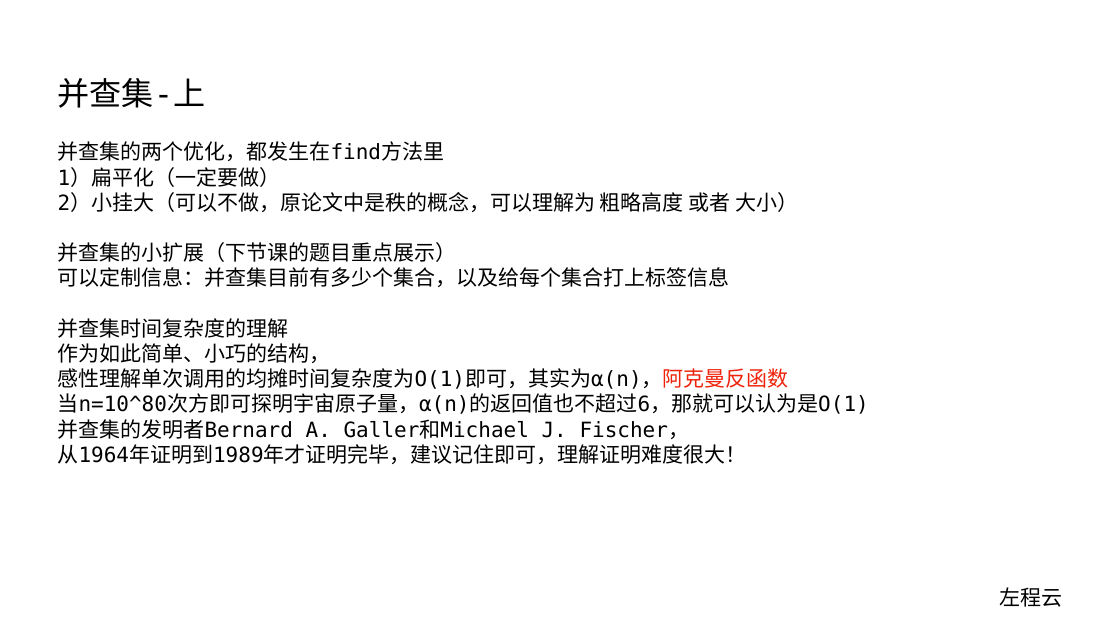
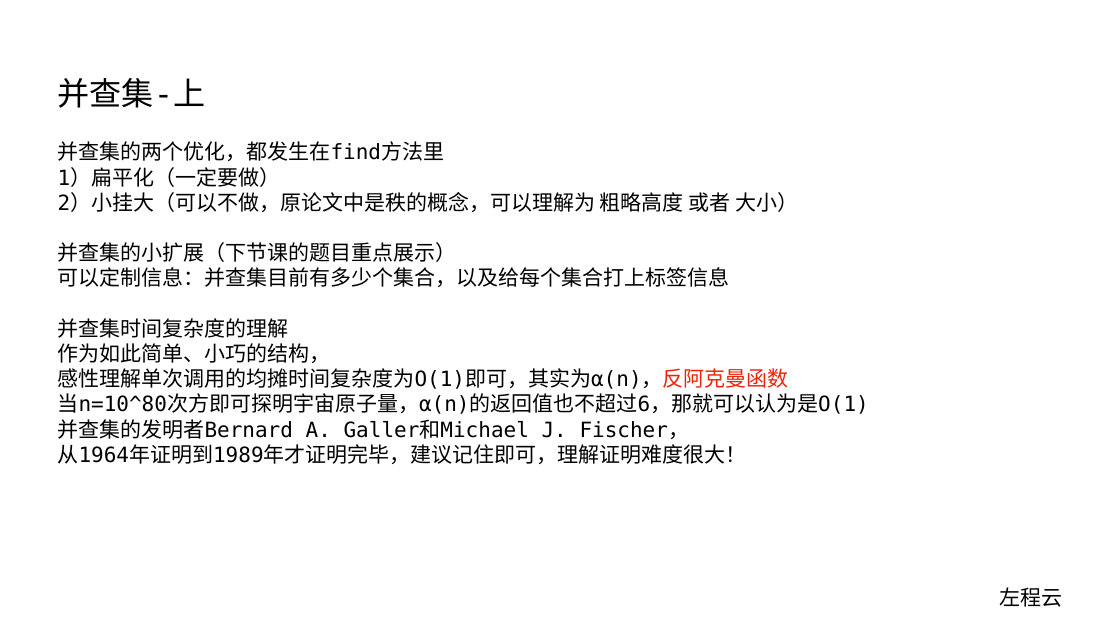
Before and after one commit to algorithmzuo/algorithm-journey, a slide deck: slide 2 of ppt/算法讲解056【必备】并查集-上.pptx. Drawn at 1120x630 pixels with LibreOffice and Linux fonts; fonts in the diff are those of the drawing. Boxes give left, top, right and bottom in pixels: in the first picture for what was removed or moved away, otherwise in the second. Text is boxed around its words. In the diff, an @@ line names an element or a change of style, - is before the commit and + after.

```diff
--- a/ppt/算法讲解056【必备】并查集-上.pptx
+++ b/ppt/算法讲解056【必备】并查集-上.pptx
@@ text at [58, 368, 789, 389]: text changed @@
-感性理解单次调用的均摊时间复杂度为O(1)即可，其实为α(n)，阿克曼反函数
+感性理解单次调用的均摊时间复杂度为O(1)即可，其实为α(n)，反阿克曼函数
```
Also in this commit, not shown: 1 other file.
